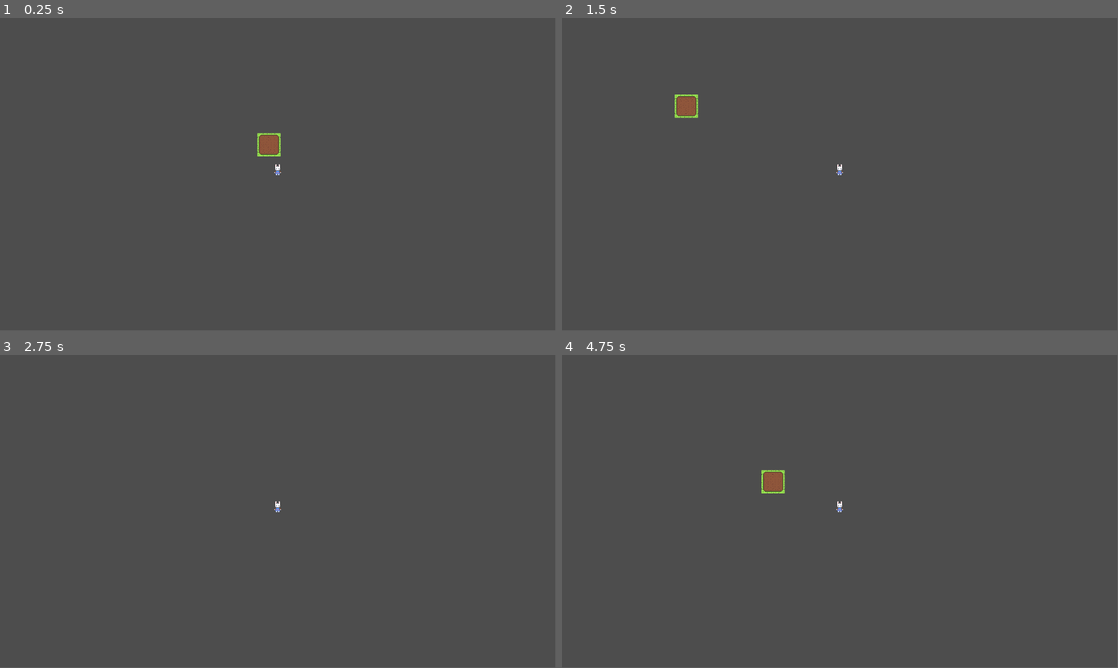
Above: before the commit, frames 1-4 (two rows, left to right).
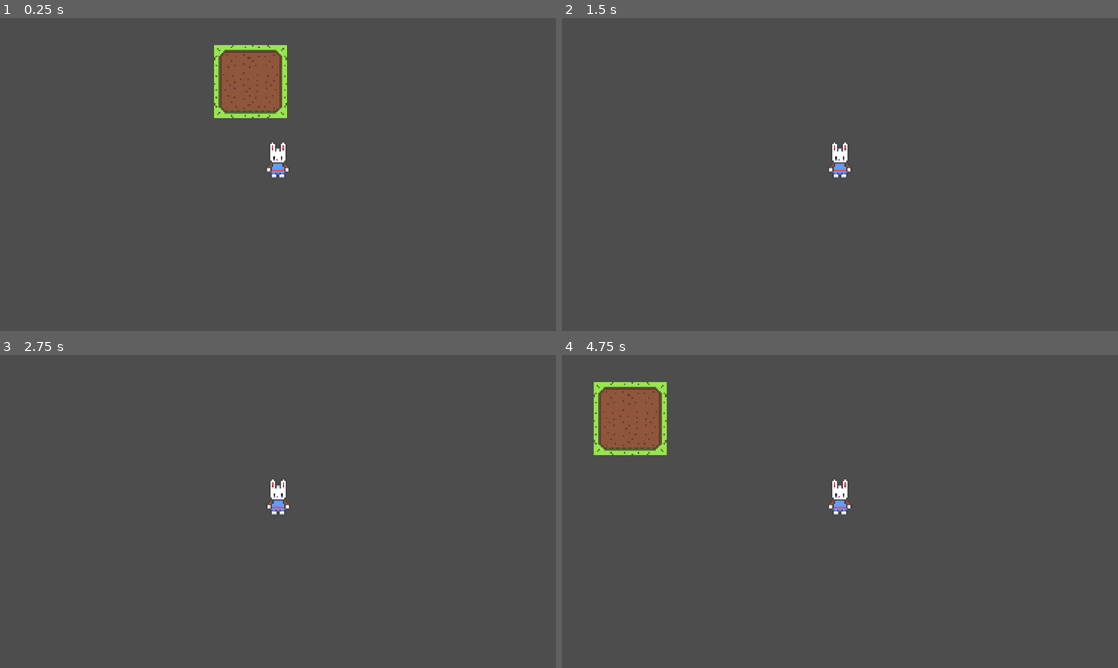
Above: after the commit, the same moments.

Repository: bregre550/bigbeef
Game: Godot game, scene res://Sandbox/01.tscn
The game is run twice, just before and just after one commit, with the same random seed, the same clock (stepped at 60 frames per second) and the same inputs.
Inputs:
- Up to frame 1 (0.25 s): no input
- Up to frame 2 (1.5 s): tap Enter at 0.5 s; hold D (right) 0.53-1.28 s; hold S (down) from 1.28 s (still down)
- Up to frame 3 (2.75 s): release S (down) at 2.03 s; hold D (right) from 2.03 s (still down)
- Up to frame 4 (4.75 s): tap Space at 2.75 s; release D (right) at 2.78 s; hold W (up) 2.78-3.53 s; tap Enter at 3.5 s; hold A (left) from 3.53 s (still down)
In our replay, the window is 799x449 before the commit and 800x450 after it. These sizes can differ from the game's own. Grey fills any space a smaller window leaves; there, only what the larger window draws over its background counts as a difference.

The runs differ from the first frame. In frame 1, 3.6% of the frame differs, in the area x 38-52%, y 8-52%; in frame 2, 0.6%; in frame 3, 0.3%; in frame 4, 3.7%, in the area x 5-52%, y 8-52%.

Commit message:
bullet scene update
added bullet scene

Diff:
--- /dev/null
+++ b/big-beef/Player/bullet.gd
@@ -0,0 +1 @@
+class_name Bullet extends Node2D
--- /dev/null
+++ b/big-beef/Player/bullet.tscn
@@ -0,0 +1,13 @@
+[gd_scene load_steps=3 format=3 uid="uid://cb0gybucnk3g"]
+
+[ext_resource type="Script" uid="uid://4mhxb1rlof4j" path="res://Player/bullet.gd" id="1_kxw81"]
+
+[sub_resource type="CapsuleShape2D" id="CapsuleShape2D_tqmay"]
+
+[node name="Bullet" type="Area2D"]
+script = ExtResource("1_kxw81")
+
+[node name="Sprite2D" type="Sprite2D" parent="."]
+
+[node name="CollisionShape2D" type="CollisionShape2D" parent="."]
+shape = SubResource("CapsuleShape2D_tqmay")
--- a/big-beef/Player/player.tscn
+++ b/big-beef/Player/player.tscn
@@ -8,6 +8,7 @@
 height = 14.0
 
 [node name="Player" type="CharacterBody2D"]
+motion_mode = 1
 script = ExtResource("1_l8h54")
 
 [node name="Sprite2D" type="Sprite2D" parent="."]
@@ -21,3 +22,6 @@
 shape = SubResource("CapsuleShape2D_btcbx")
 
 [node name="Camera2D" type="Camera2D" parent="."]
+zoom = Vector2(3.5, 3.5)
+
+[node name="Abilities" type="Node2D" parent="."]
--- a/big-beef/Scripts/player.gd
+++ b/big-beef/Scripts/player.gd
@@ -11,6 +11,6 @@
 	var input_direction = Input.get_vector("left", "right", "up", "down").normalized()
 	velocity = input_direction * speed
 
-func _physics_process(delta: float) -> void:
+func _physics_process(_delta: float) -> void:
 	get_input()
 	move_and_slide()
--- a/big-beef/project.godot
+++ b/big-beef/project.godot
@@ -14,6 +14,11 @@
 run/main_scene="uid://2rku280p86gm"
 config/features=PackedStringArray("4.5", "Forward Plus")
 config/icon="res://icon.svg"
+
+[display]
+
+window/size/viewport_width=1280
+window/size/viewport_height=720
 
 [dotnet]
 
Not shown, added: big-beef/Player/bullet.gd.uid
